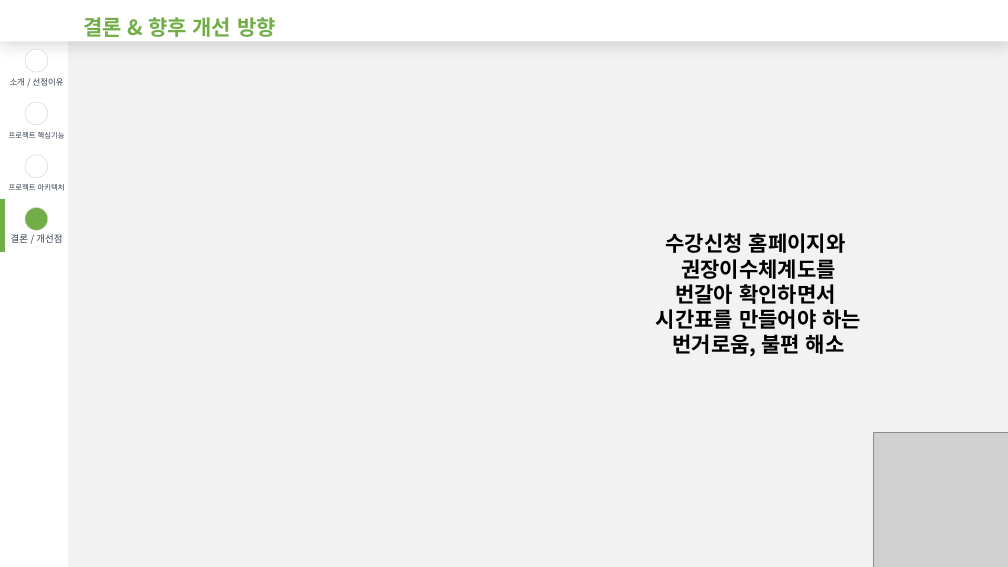
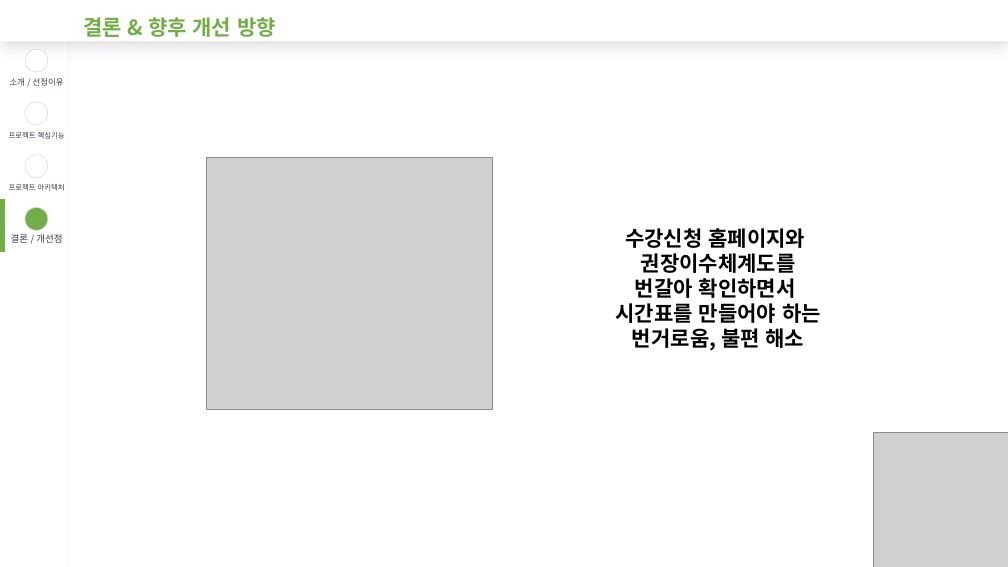
Before and after one commit to ssongms/Recommend_timetable_chatbot, a slide deck: slide 11 of Presentation.pptx. Drawn at 1008x567 pixels with LibreOffice and Linux fonts; fonts in the diff are those of the drawing; grey boxes stand for pictures. Boxes give left, top, right and bottom in pixels: in the first picture for what was removed or moved away, otherwise in the second. Text is boxed around its words. In the diff, an @@ line names an element or a change of style, - is before the commit and + after.

```diff
--- a/Presentation.pptx
+++ b/Presentation.pptx
@@ rectangle added at (x1=69, y1=42, x2=1008, y2=567), fill #FFFFFF @@
@@ picture added at (x1=206, y1=157, x2=493, y2=410) @@
@@ text "수강신청 홈페이지와" moved from (x1=656, y1=233, x2=861, y2=356) to (x1=616, y1=228, x2=821, y2=350) @@
```
Also in this commit, not shown: 3 other slides changed.
